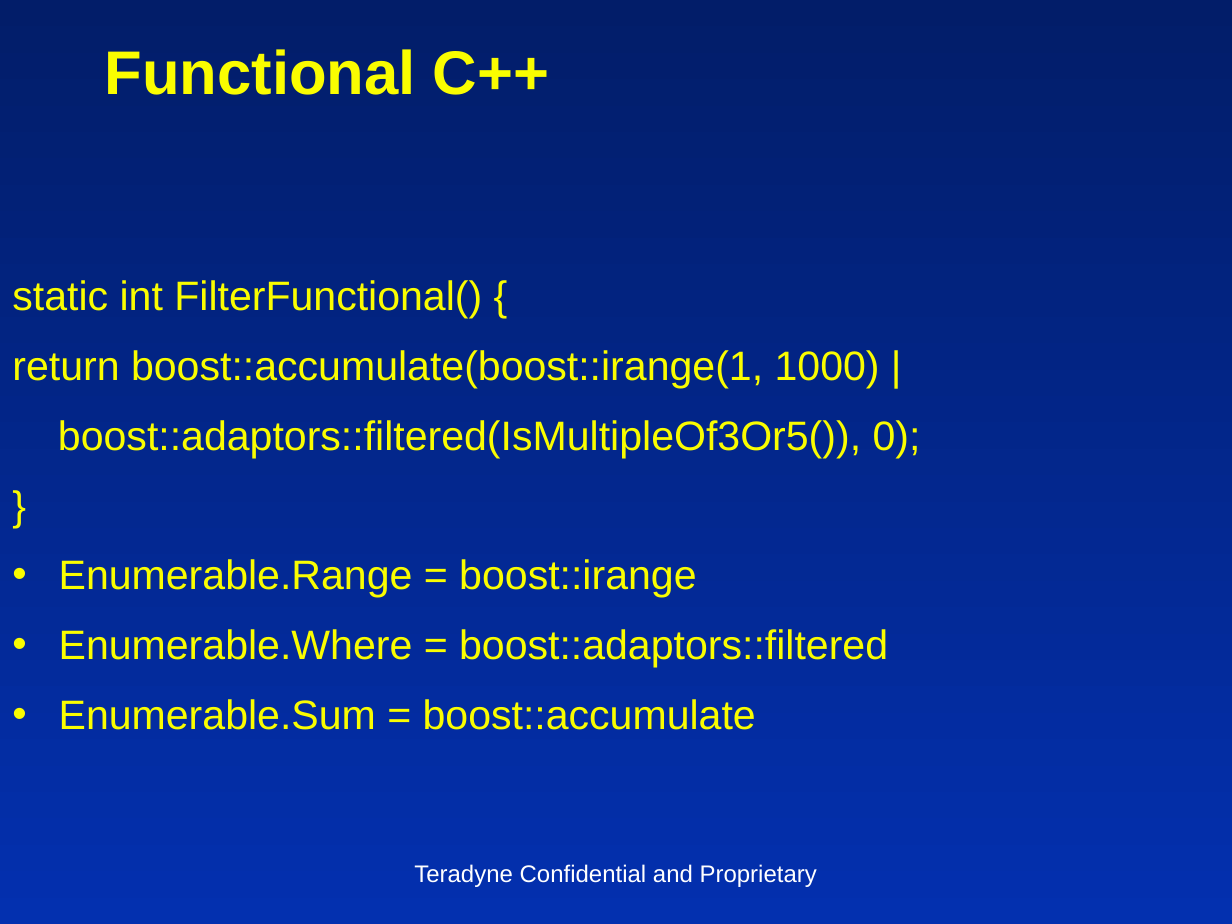
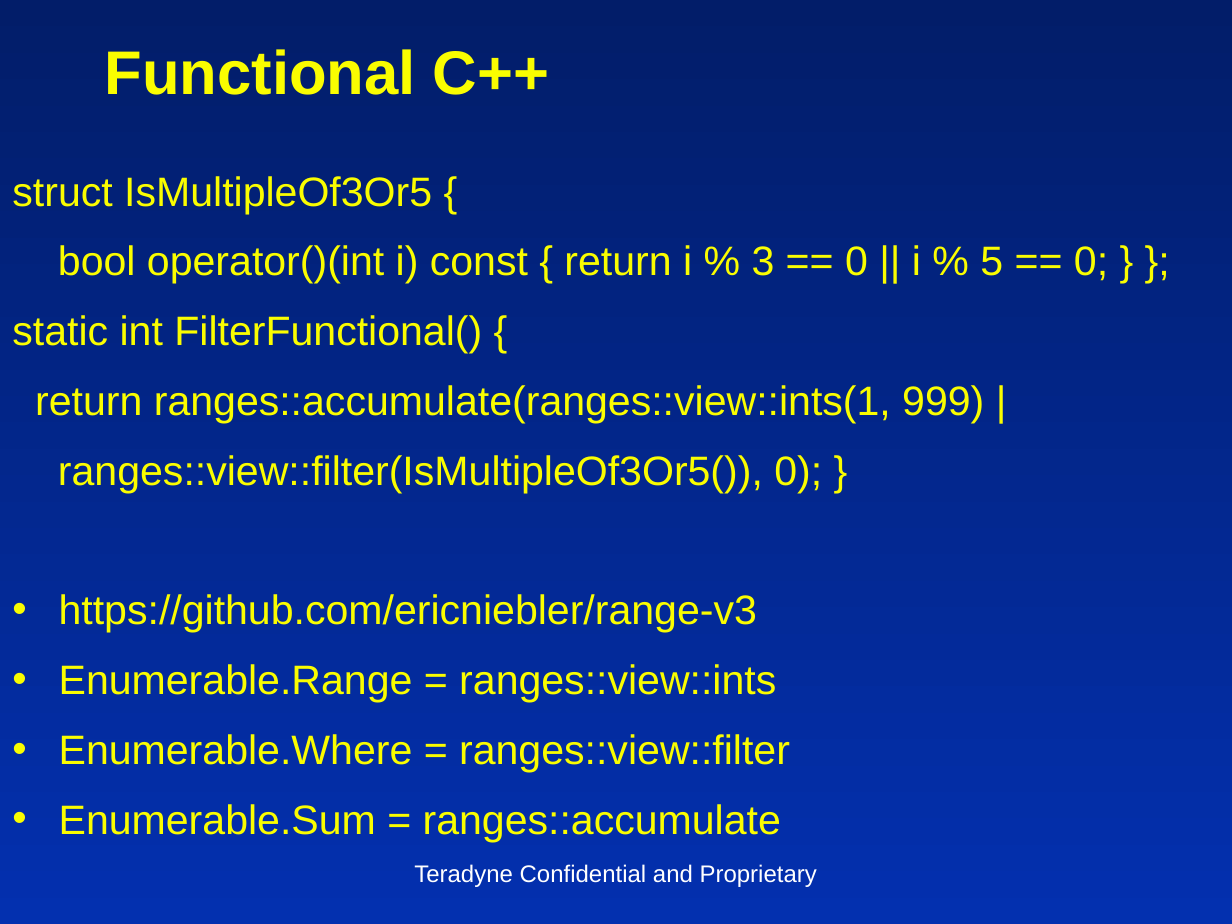
Before and after one commit to insideoutclub/Euler, a slide deck: slide 15 of FiveEasyPieces1.pptx. Drawn at 1232x924 pixels with LibreOffice and Linux fonts; fonts in the diff are those of the drawing. Boxes give left, top, right and bottom in pixels: in the first picture for what was removed or moved away, otherwise in the second. Text is boxed around its words. In the diff, an @@ line names an element or a change of style, - is before the commit and + after.

```diff
--- a/FiveEasyPieces1.pptx
+++ b/FiveEasyPieces1.pptx
@@ text at box(12, 176, 1108, 284): paragraphs added @@
+struct IsMultipleOf3Or5 {
+bool operator()(int i) const { return i % 3 == 0 || i % 5 == 0; } };
@@ text at box(35, 385, 984, 842): text changed @@
-return boost::accumulate(boost::irange(1, 1000) |
-boost::adaptors::filtered(IsMultipleOf3Or5()), 0);
-}
-• Enumerable.Range = boost::irange
-• Enumerable.Where = boost::adaptors::filtered
-• Enumerable.Sum = boost::accumulate
+return ranges::accumulate(ranges::view::ints(1, 999) |
+ranges::view::filter(IsMultipleOf3Or5()), 0); }
+• https://github.com/ericniebler/range-v3
+• Enumerable.Range = ranges::view::ints
+• Enumerable.Where = ranges::view::filter
+• Enumerable.Sum = ranges::accumulate
```
Also in this commit, not shown: 8 other slides changed, 2 slides added, 1 slide removed, 1 other file.
